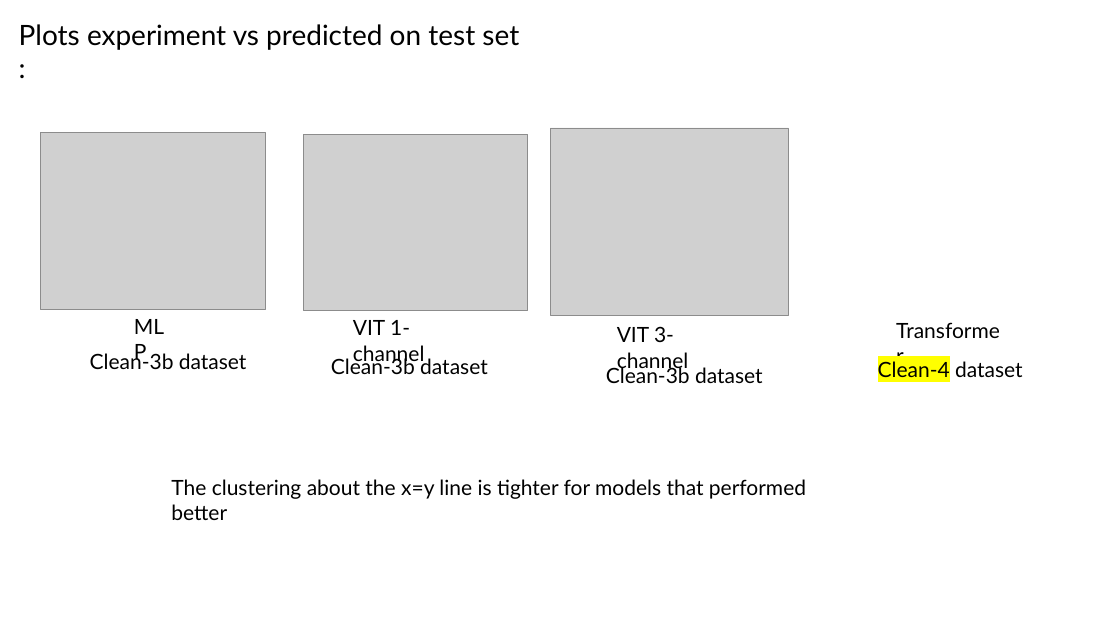
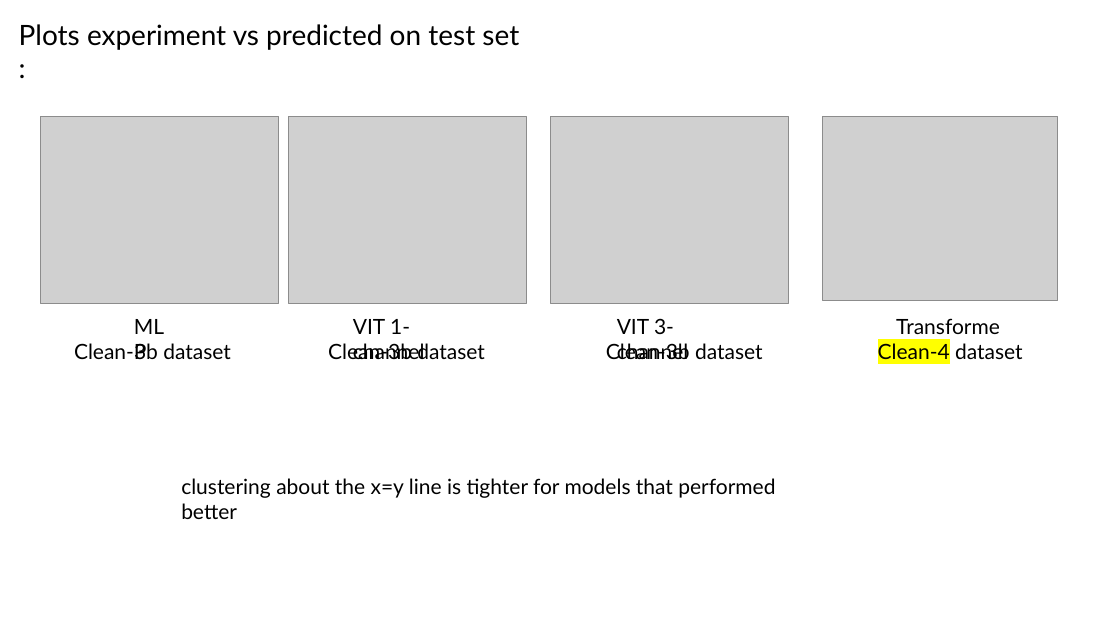
Before and after one commit to planaria158/BERT-antibody-antigen-binding-energy, a slide deck: slide 16 of Homework-aAlphaBio.pptx. Drawn at 1120x630 pixels with LibreOffice and Linux fonts; fonts in the diff are those of the drawing; grey boxes stand for pictures. Boxes give left, top, right and bottom in pixels: in the first picture for what was removed or moved away, otherwise in the second. Text is boxed around its words. In the diff, an @@ line names an element or a change of style, - is before the commit and + after.

```diff
--- a/Homework-aAlphaBio.pptx
+++ b/Homework-aAlphaBio.pptx
@@ picture: place and size @@
-picture at (40, 133, 266, 309)
+picture at (40, 116, 278, 303)
@@ picture: place and size @@
-picture at (303, 134, 528, 311)
+picture at (288, 116, 526, 303)
@@ picture: place and size @@
-picture at (550, 128, 788, 315)
+picture at (550, 116, 788, 303)
@@ picture added at (823, 116, 1059, 301) @@
@@ text "VIT 1-channel" rewrapped from (353, 320, 425, 365) to (353, 319, 425, 359) @@
@@ text "VIT 3-channel" rewrapped from (617, 326, 689, 372) to (617, 318, 689, 359) @@
@@ text "Transformer": place and size @@
-text "Transformer" at (888, 313, 1015, 347)
+text "Transformer" at (888, 309, 1015, 343)
@@ text "Clean-3b dataset" rewrapped from (90, 351, 247, 369) to (74, 343, 485, 359) @@
@@ text "Clean-3b dataset" rewrapped from (331, 355, 488, 374) to (606, 343, 690, 359) @@
@@ text "Clean-3b dataset" rewrapped from (606, 365, 763, 383) to (328, 343, 763, 359) @@
@@ text "Clean-4 dataset": place and size @@
-text "Clean-4 dataset" at (878, 361, 1023, 377)
+text "Clean-4 dataset" at (878, 343, 1023, 359)
@@ text at (181, 478, 775, 498): text changed @@
-The clustering about the x=y line is tighter for models that performed better
+clustering about the x=y line is tighter for models that performed better
```
Also in this commit, not shown: 1 other slide changed, 1 slide added, 25 slides removed.
